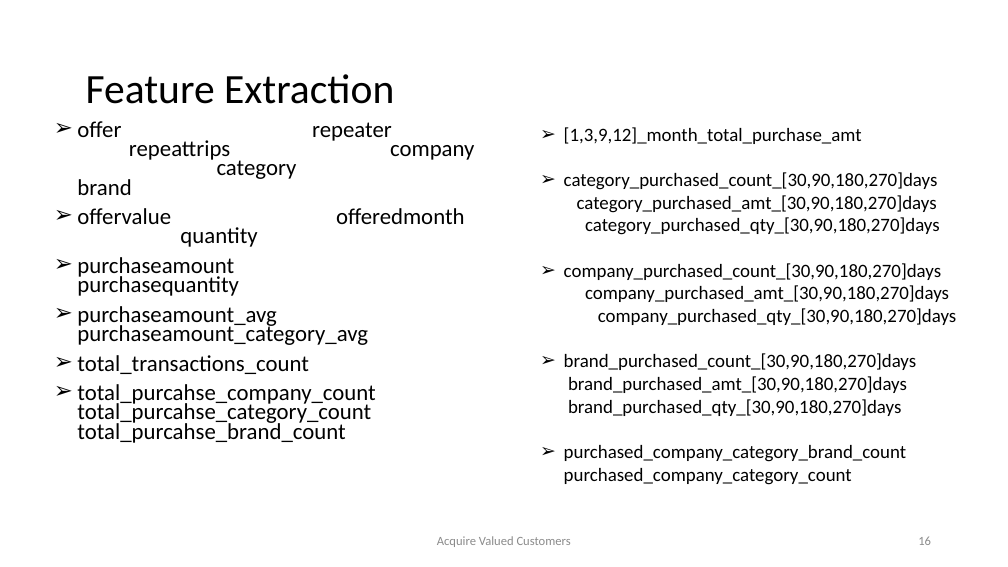
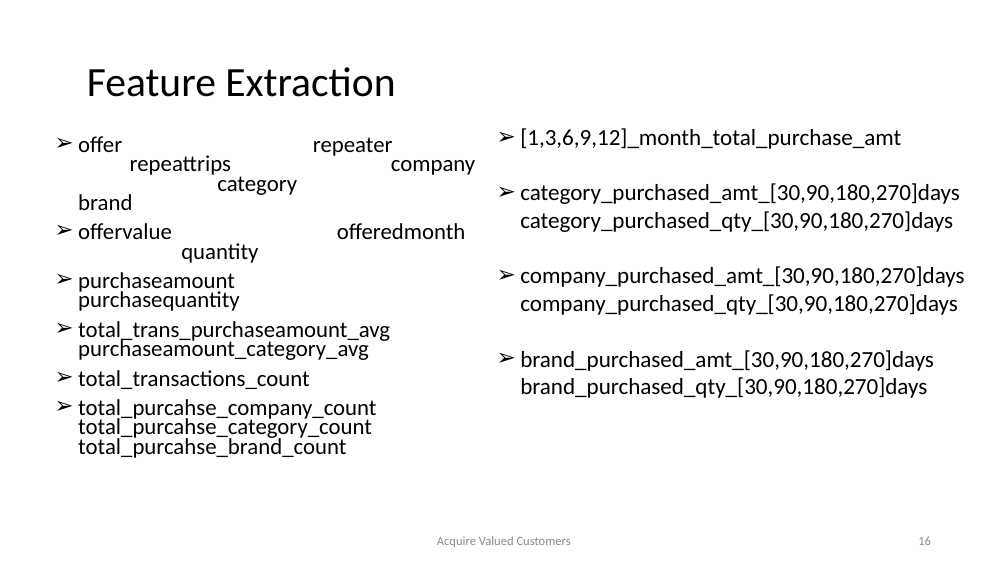
Before and after one commit to samudassir/acquirevaluedcustomers, a slide deck: slide 16 of project_report/project_presentation_II.pptx. Drawn at 1008x567 pixels with LibreOffice and Linux fonts; fonts in the diff are those of the drawing. Boxes give left, top, right and bottom in pixels: in the first picture for what was removed or moved away, otherwise in the second. Text is boxed around its words. In the diff, an @@ line names an element or a change of style, - is before the commit and + after.

```diff
--- a/project_report/project_presentation_II.pptx
+++ b/project_report/project_presentation_II.pptx
@@ title "Feature Extraction": place and size @@
-title "Feature Extraction" at (86, 74, 394, 104)
+title "Feature Extraction" at (87, 67, 395, 97)
@@ text "offer repeater repeattrips company category ...": place and size @@
-text "offer repeater repeattrips company category ..." at (77, 121, 465, 443)
+text "offer repeater repeattrips company category ..." at (78, 137, 475, 458)
@@ text at (520, 128, 964, 398): text changed; size 18 to 22 pt @@
-➢ [1,3,9,12]_month_total_purchase_amt
-➢ category_purchased_count_[30,90,180,270]days category_purchased_amt_[30,90,180,270]days category_purchased_qty_[30,90,180,270]days
-➢ company_purchased_count_[30,90,180,270]days company_purchased_amt_[30,90,180,270]days company_purchased_qty_[30,90,180,270]days
-➢ brand_purchased_count_[30,90,180,270]days brand_purchased_amt_[30,90,180,270]days brand_purchased_qty_[30,90,180,270]days
-➢ purchased_company_category_brand_count purchased_company_category_count
+➢ [1,3,6,9,12]_month_total_purchase_amt
+➢ category_purchased_amt_[30,90,180,270]days category_purchased_qty_[30,90,180,270]days
+➢ company_purchased_amt_[30,90,180,270]days company_purchased_qty_[30,90,180,270]days
+➢ brand_purchased_amt_[30,90,180,270]days brand_purchased_qty_[30,90,180,270]days
@@ text at (78, 321, 390, 360): text changed @@
-➢ purchaseamount_avg purchaseamount_category_avg
+➢ total_trans_purchaseamount_avg purchaseamount_category_avg
```
Also in this commit, not shown: 2 other slides changed, 1 slide added, 6 other files.
